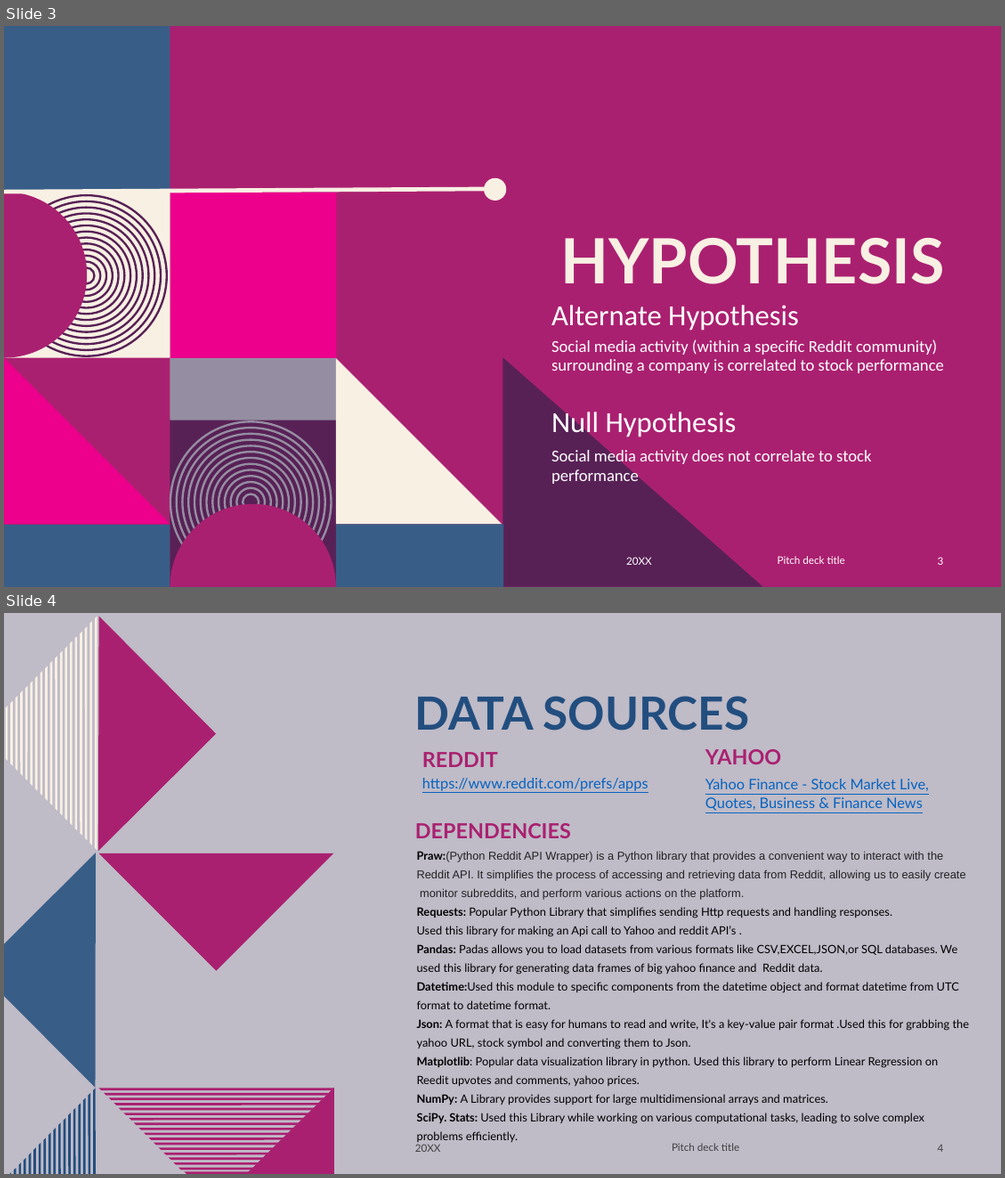
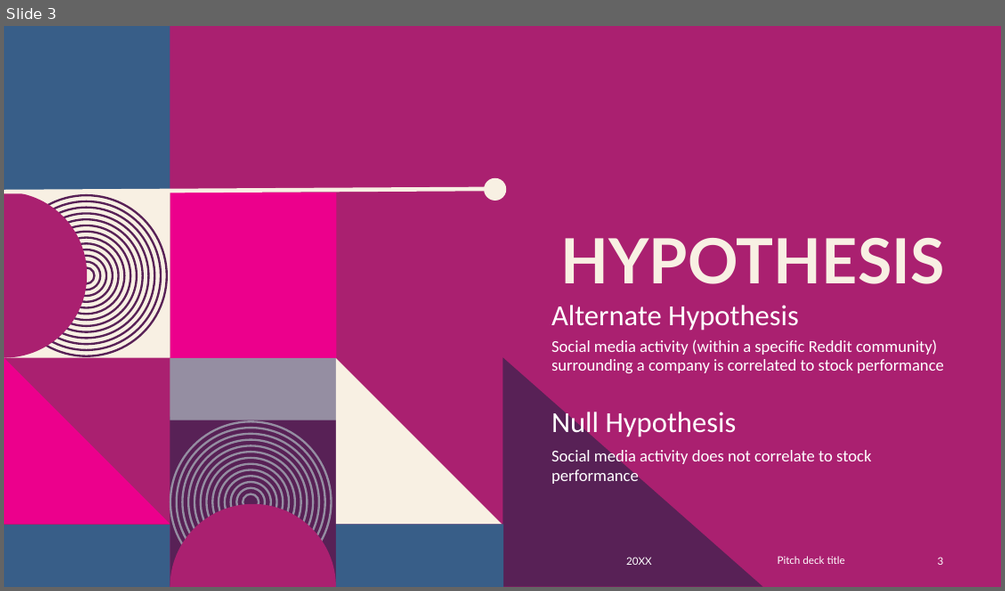
Before and after one commit to AprilHolmes7825/Project_1, a slide deck: Reddit Yahoo Finance Presentation.pptx. Shown one above the other, each under a label of ours: slides 3 and 4 before the commit, slide 3 after it. The pictures are 1005x1178 and 1005x591 pixels, drawn with LibreOffice and Linux fonts; fonts in the diff are those of the drawing; background and template pictures are left out. Boxes give left, top, right and bottom in pixels: in the first picture for what was removed or moved away, otherwise in the second. Text is boxed around its words. In the diff, an @@ line names an element or a change of style, - is before the commit and + after.

Commit message:
updated ppt data sources slides with final

```diff
--- a/Reddit Yahoo Finance Presentation.pptx
+++ b/Reddit Yahoo Finance Presentation.pptx
@@ slide 4 removed at bbox=[4, 613, 1001, 1174], background #BFBBC7 @@
@@ title removed at bbox=[415, 696, 750, 730] @@
-DATA SOURCES
@@ text removed at bbox=[422, 752, 498, 767] @@
-REDDIT
@@ text removed at bbox=[705, 749, 781, 764] @@
-YAHOO
@@ text removed at bbox=[422, 778, 648, 791] @@
-https://www.reddit.com/prefs/apps
@@ text removed at bbox=[705, 779, 929, 811] @@
-Yahoo Finance - Stock Market Live, Quotes, Business & Finance News
@@ text removed at bbox=[415, 823, 571, 838] @@
-DEPENDENCIES
@@ text removed at bbox=[417, 851, 970, 1123] @@
-Praw:(Python Reddit API Wrapper) is a Python library that provides a convenient way to interact with the Reddit API. It simplifies the process of accessing and retrieving data from Reddit, allowing us to easily create monitor subreddits, and perform various actions on the platform.
-Requests: Popular Python Library that simplifies sending Http requests and handling responses.
-Used this library for making an Api call to Yahoo and reddit API’s .
-Pandas: Padas allows you to load datasets from various formats like CSV,EXCEL,JSON,or SQL databases. We used this library for generating data frames of big yahoo finance and Reddit data.
-Datetime:Used this module to specific components from the datetime object and format datetime from UTC format to datetime format.
-Json: A format that is easy for humans to read and write, It's a key-value pair format .Used this for grabbing the yahoo URL, stock symbol and converting them to Json.
-Matplotlib: Popular data visualization library in python. Used this library to perform Linear Regression on Reedit upvotes and comments, yahoo prices.
-NumPy: A Library provides support for large multidimensional arrays and matrices.
-SciPy. Stats: Used this Library while working on various computational tasks, leading to solve complex problems efficiently.
@@ text removed at bbox=[415, 1143, 441, 1151] @@
-20XX
@@ text removed at bbox=[672, 1143, 739, 1151] @@
-Pitch deck title
@@ page number removed at bbox=[938, 1144, 944, 1151] @@
-4
@@ group removed at bbox=[4, 616, 334, 1174]: 59 freeform shapes @@
```
Also in this commit, not shown: 2 slides added.
